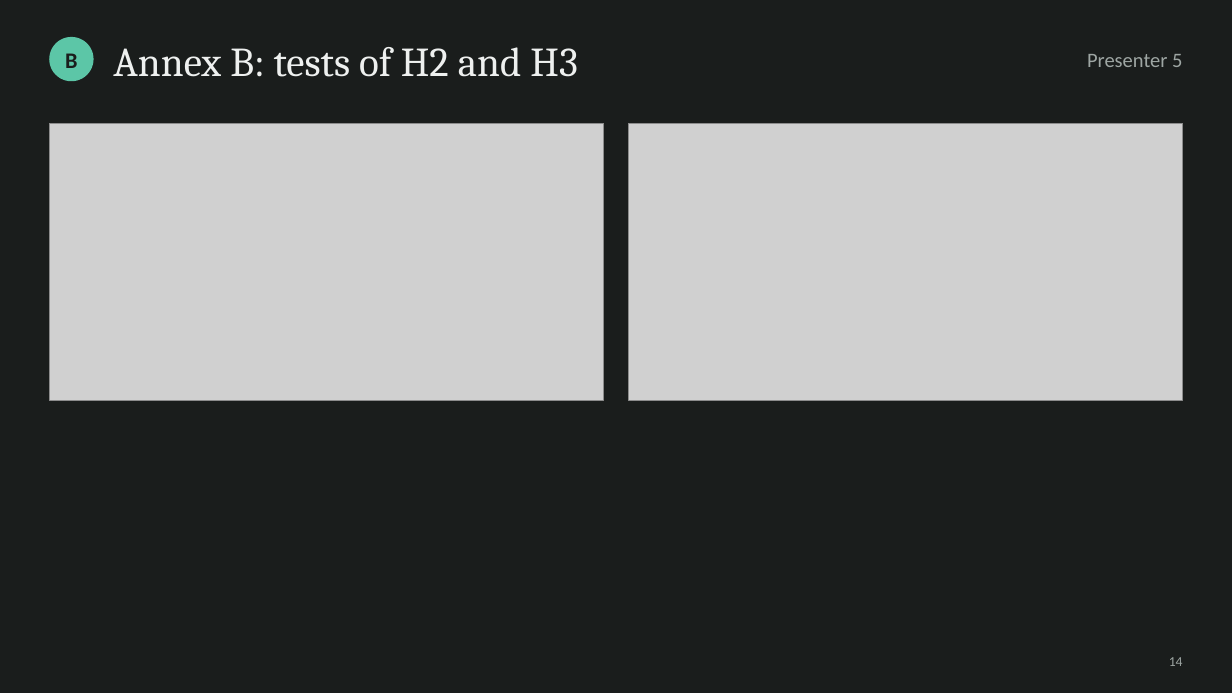
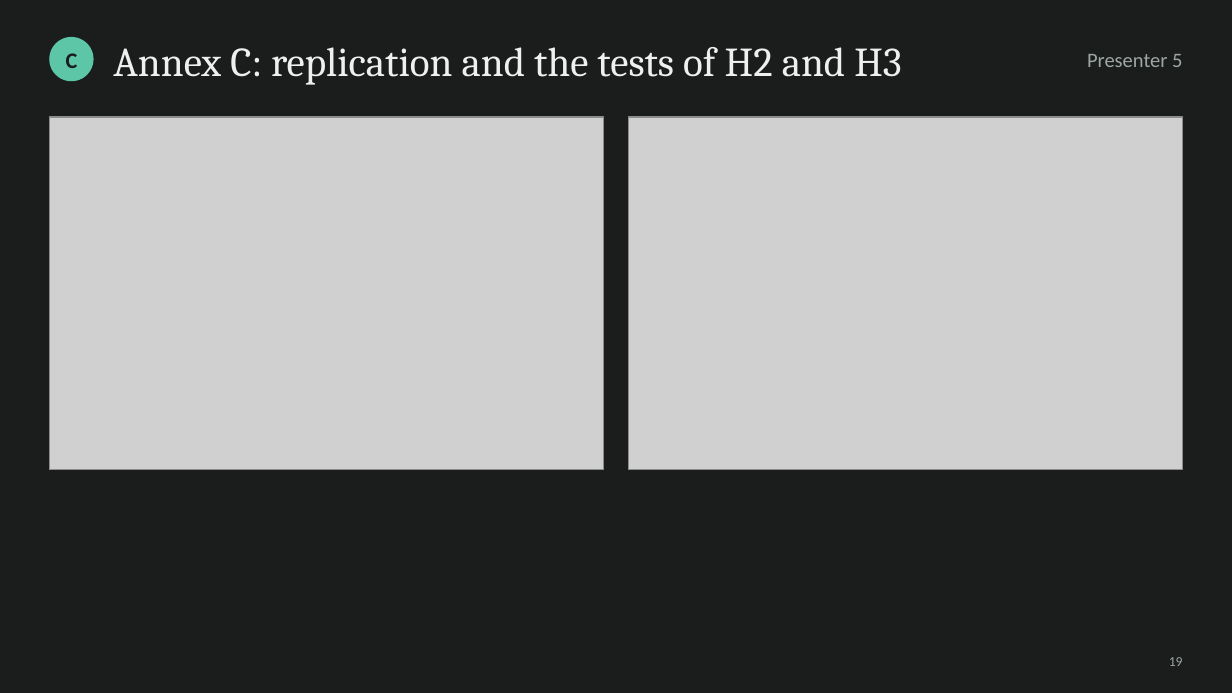
Before and after one commit to cyee02/MQF, a slide deck: slide 19 of QF600/Final Assignment/04 - Presentation Slides Group 6.pptx (slide 14 before the commit). Drawn at 1232x693 pixels with LibreOffice and Linux fonts; fonts in the diff are those of the drawing; grey boxes stand for pictures. Boxes give left, top, right and bottom in pixels: in the first picture for what was removed or moved away, otherwise in the second. Text is boxed around its words. In the diff, an @@ line names an element or a change of style, - is before the commit and + after.

```diff
--- a/QF600/Final Assignment/04 - Presentation Slides Group 6.pptx
+++ b/QF600/Final Assignment/04 - Presentation Slides Group 6.pptx
@@ text at <box>66,53,78,68</box>: text changed @@
-B
+C
@@ text at <box>113,47,902,85</box>: text changed @@
-Annex B: tests of H2 and H3
+Annex C: replication and the tests of H2 and H3
@@ picture: place and size @@
-picture at <box>49,123,604,400</box>
+picture at <box>49,117,604,469</box>
@@ picture: place and size @@
-picture at <box>628,123,1183,400</box>
+picture at <box>628,117,1183,469</box>
@@ text at <box>1169,657,1183,666</box>: text changed @@
-14
+19
```
Also in this commit, not shown: 11 other slides changed, 7 slides added, 2 slides removed, 34 other files.
